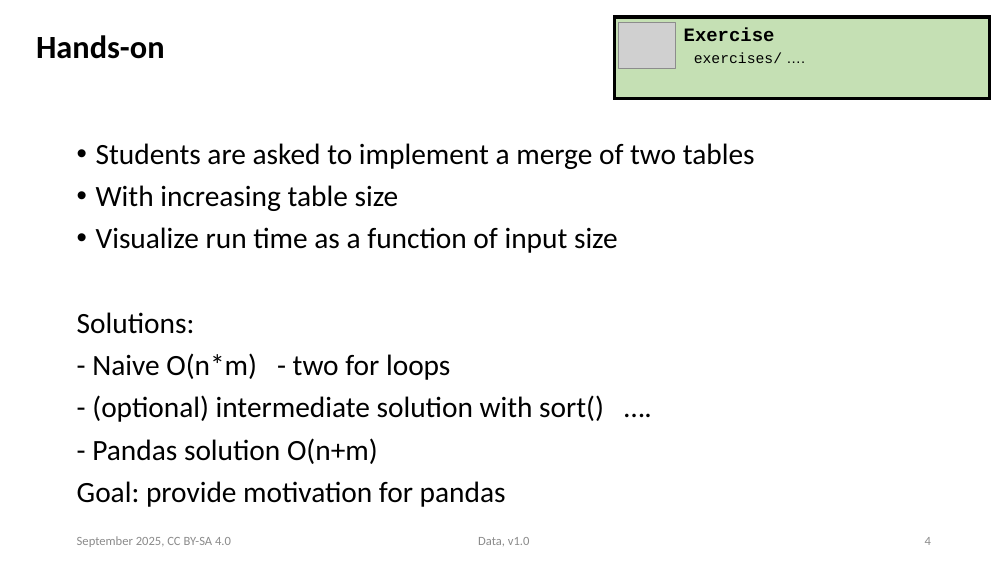
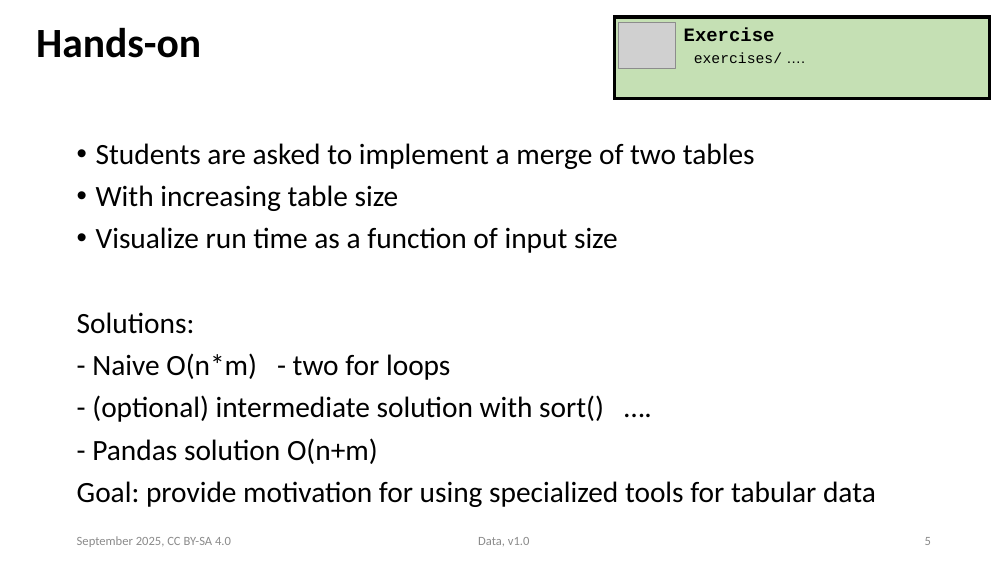
Before and after one commit to ASPP/data_class, a slide deck: slide 5 of tabular_data.pptx (slide 4 before the commit). Drawn at 1008x567 pixels with LibreOffice and Linux fonts; fonts in the diff are those of the drawing; grey boxes stand for pictures. Boxes give left, top, right and bottom in pixels: in the first picture for what was removed or moved away, otherwise in the second. Text is boxed around its words. In the diff, an @@ line names an element or a change of style, - is before the commit and + after.

Commit message:
tabular data presi and exercise update, rough draft

```diff
--- a/tabular_data.pptx
+++ b/tabular_data.pptx
@@ title "Hands-on" at [36,27,201,58]: size 30.8 to 39.6 pt; line spacing 0.7 to 0.9 @@
@@ text at [77,481,876,507]: text changed @@
-Goal: provide motivation for pandas
+Goal: provide motivation for using specialized tools for tabular data
@@ page number at [925,537,931,545]: text changed @@
-4
+5
```
Also in this commit, not shown: 19 other slides changed, 2 slides added, 1 slide removed, 9 other files.
